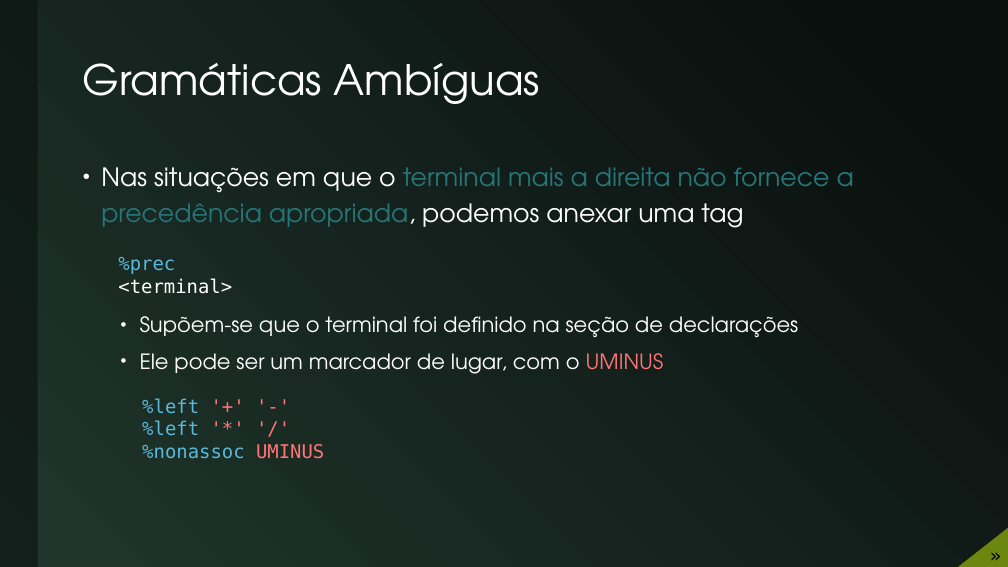
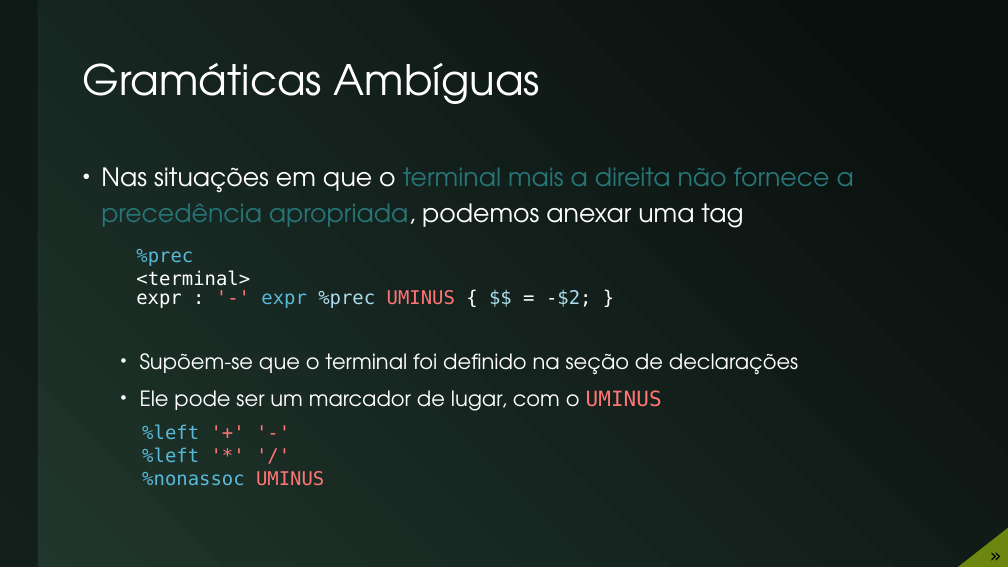
Before and after one commit to JudsonSS/Compiladores, a slide deck: slide 18 of Slides/24. Gerador de Analisador Sintático.pptx (slide 17 before the commit). Drawn at 1008x567 pixels with LibreOffice and Linux fonts; fonts in the diff are those of the drawing. Boxes give left, top, right and bottom in pixels: in the first picture for what was removed or moved away, otherwise in the second. Text is boxed around its words. In the diff, an @@ line names an element or a change of style, - is before the commit and + after.

```diff
--- a/Slides/24. Gerador de Analisador Sintático.pptx
+++ b/Slides/24. Gerador de Analisador Sintático.pptx
@@ text "%prec <terminal>": place and size @@
-text "%prec <terminal>" at [118,257,232,294]
+text "%prec <terminal>" at [136,249,250,286]
@@ text added at [136,289,592,308], 18 pt, text #FFFFFF @@
+expr : '-' expr %prec UMINUS { $$ = -$2; }
@@ text "%left '+' '-'": place and size @@
-text "%left '+' '-'" at [142,398,324,459]
+text "%left '+' '-'" at [142,424,324,486]
@@ text at [140,390,662,411]: font TeX Gyre Adventor to DejaVu Sans Mono in "UMINUS" @@
```
Also in this commit, not shown: 3 other slides changed, 1 slide added.
